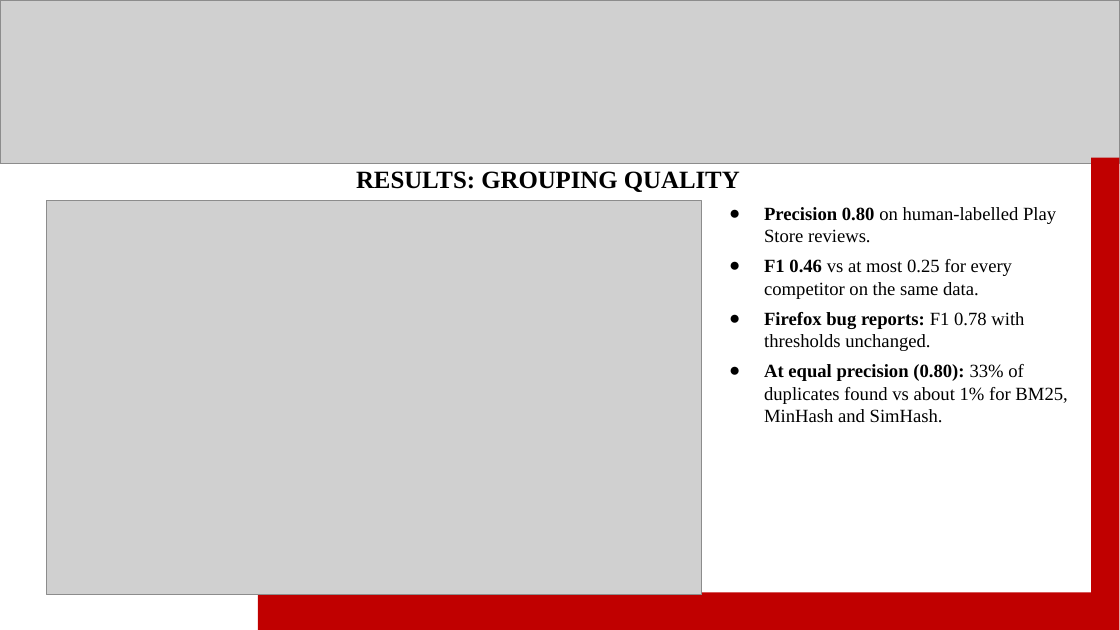
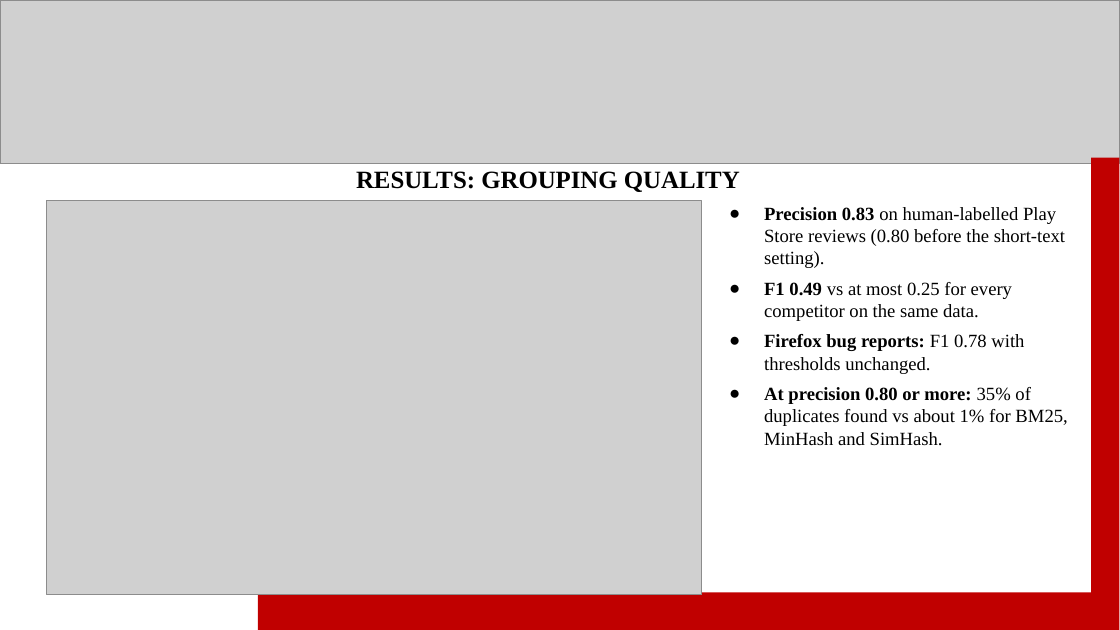
Before and after one commit to sanyyyyoo/InsightDesk, a slide deck: slide 16 of reports/ppt/InsightDesk_final.pptx. Drawn at 1120x630 pixels with LibreOffice and Linux fonts; fonts in the diff are those of the drawing; grey boxes stand for pictures. Boxes give left, top, right and bottom in pixels: in the first picture for what was removed or moved away, otherwise in the second. Text is boxed around its words. In the diff, an @@ line names an element or a change of style, - is before the commit and + after.

```diff
--- a/reports/ppt/InsightDesk_final.pptx
+++ b/reports/ppt/InsightDesk_final.pptx
@@ text at (764, 207, 1065, 321): text changed @@
-● Precision 0.80 on human-labelled Play Store reviews.
-● F1 0.46 vs at most 0.25 for every competitor on the same data.
+● Precision 0.83 on human-labelled Play Store reviews (0.80 before the short-text setting).
+● F1 0.49 vs at most 0.25 for every competitor on the same data.
@@ text at (764, 387, 1067, 446): text changed @@
-● At equal precision (0.80): 33% of duplicates found vs about 1% for BM25, MinHash and SimHash.
+● At precision 0.80 or more: 35% of duplicates found vs about 1% for BM25, MinHash and SimHash.
```
Also in this commit, not shown: 11 other slides changed, 4 other files.
